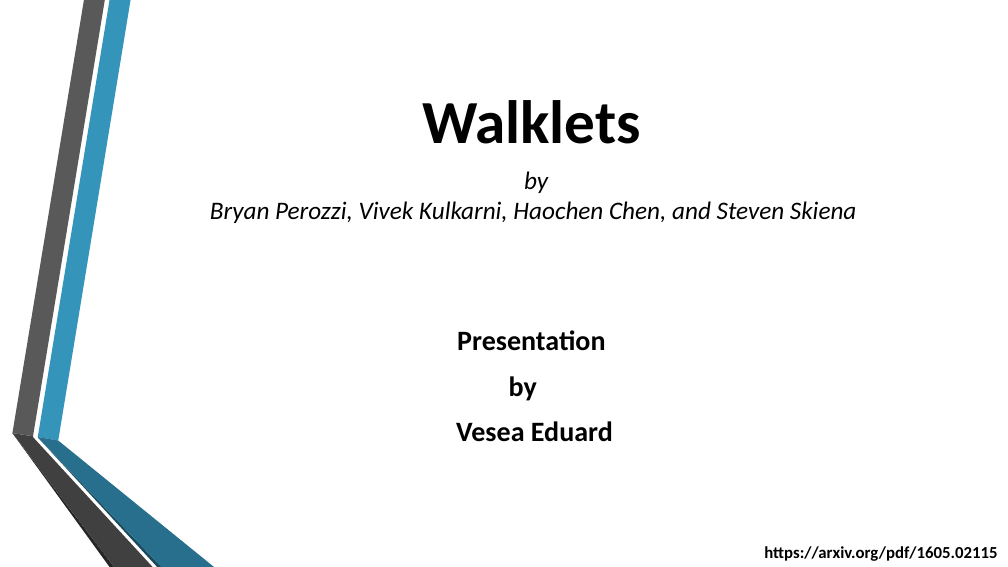
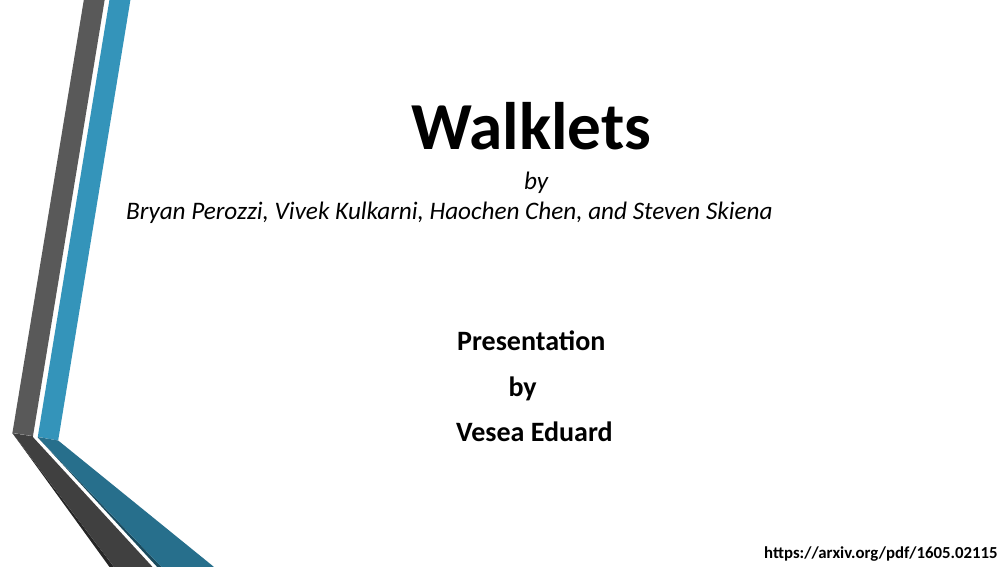
Before and after one commit to Edward326/WalkletsEmbeddings, a slide deck: slide 1 of walklets_embedding/docs/Walklets.pptx. Drawn at 1008x567 pixels with LibreOffice and Linux fonts; fonts in the diff are those of the drawing; background and template pictures are left out. Boxes give left, top, right and bottom in pixels: in the first picture for what was removed or moved away, otherwise in the second. Text is boxed around its words. In the diff, an @@ line names an element or a change of style, - is before the commit and + after.

```diff
--- a/walklets_embedding/docs/Walklets.pptx
+++ b/walklets_embedding/docs/Walklets.pptx
@@ title "Walklets" at [411,102,651,150]: size 43.7 to 48 pt @@
@@ text "by": place and size @@
-text "by" at [210,171,857,223]
+text "by" at [126,171,773,223]
@@ outline redrawn in 5 elements at [38,0,131,440], [12,433,114,567], [38,437,215,567], [12,433,152,567], [38,437,161,566] @@
```
Also in this commit, not shown: 21 other slides changed, 1 slide added, 2 slides removed, 1 other file.
